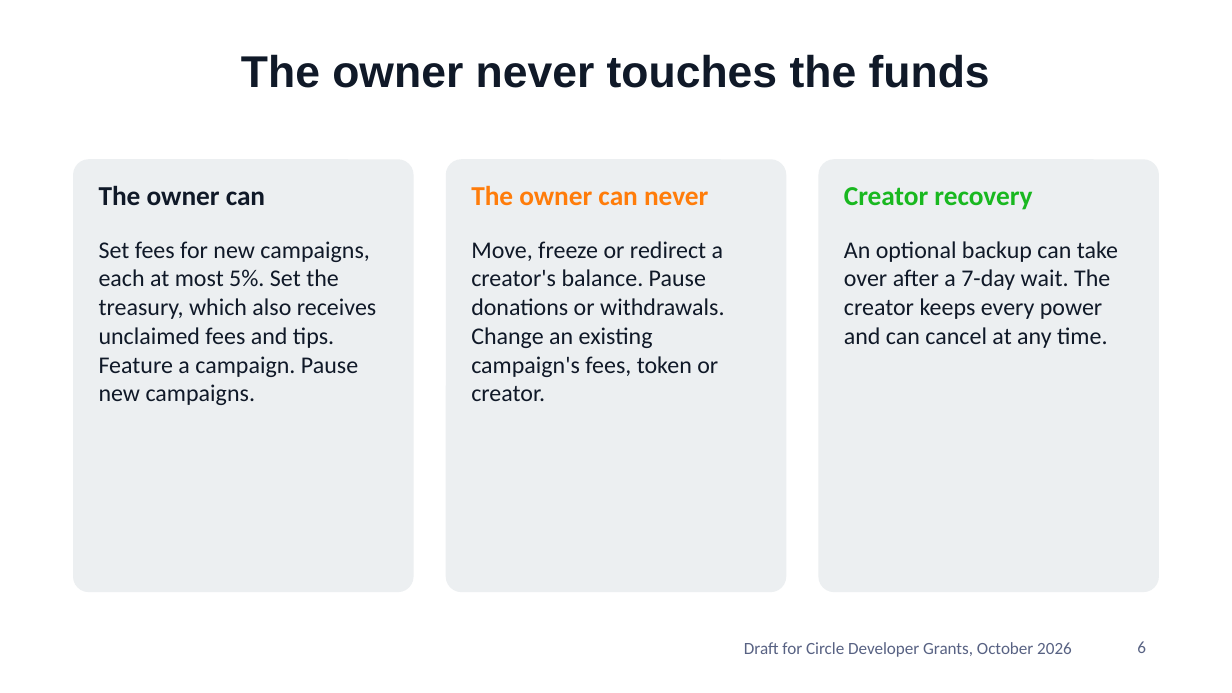
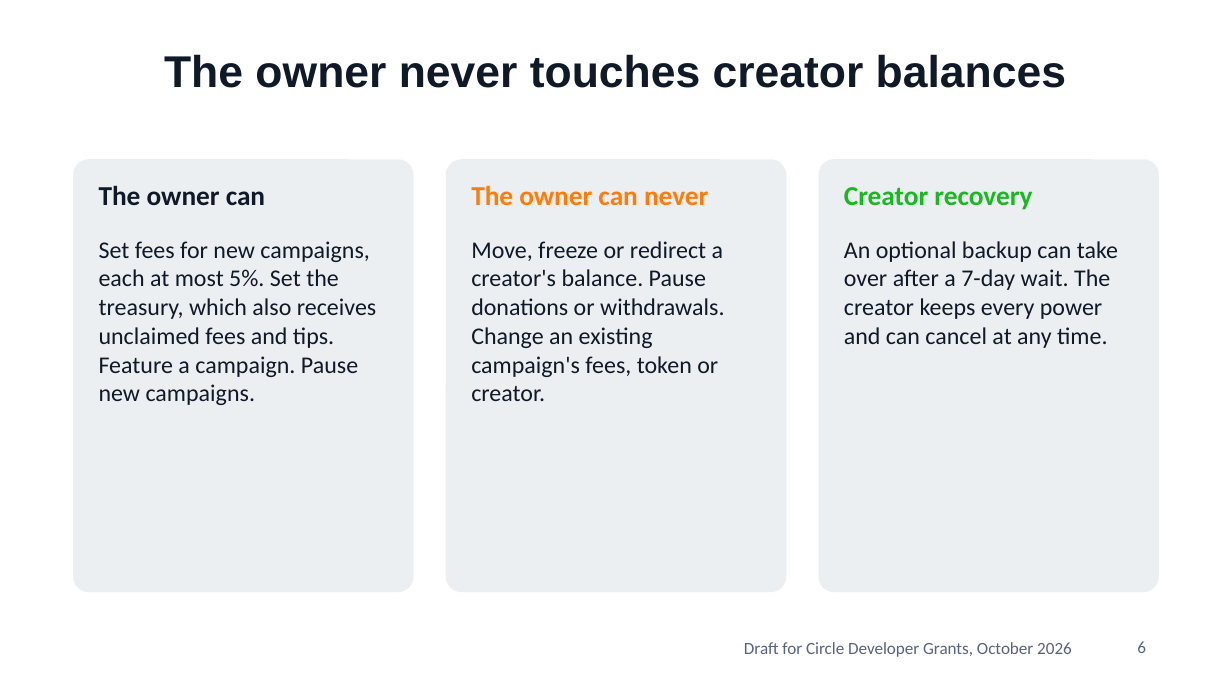
Before and after one commit to xanderslabs/Fundit, a slide deck: slide 6 of docs/fundit-pitch-deck.pptx. Drawn at 1232x693 pixels with LibreOffice and Linux fonts; fonts in the diff are those of the drawing; background and template pictures are left out. Boxes give left, top, right and bottom in pixels: in the first picture for what was removed or moved away, otherwise in the second. Text is boxed around its words. In the diff, an @@ line names an element or a change of style, - is before the commit and + after.

```diff
--- a/docs/fundit-pitch-deck.pptx
+++ b/docs/fundit-pitch-deck.pptx
@@ title at [164, 54, 1066, 88]: text changed @@
-The owner never touches the funds
+The owner never touches creator balances
```
Also in this commit, not shown: 3 other slides changed, 5 other files.
